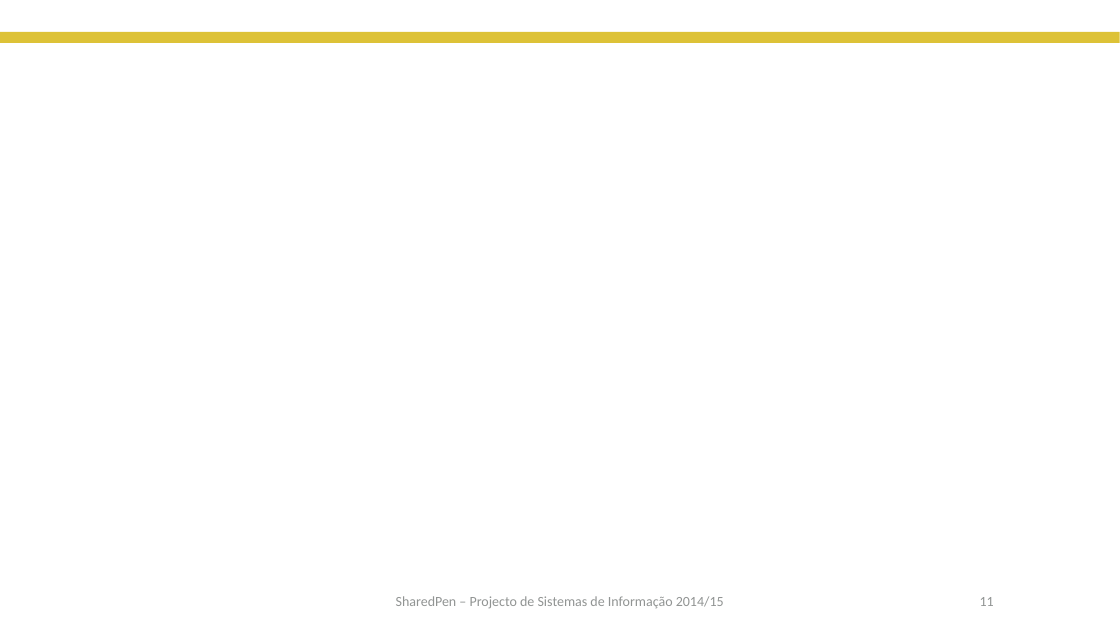
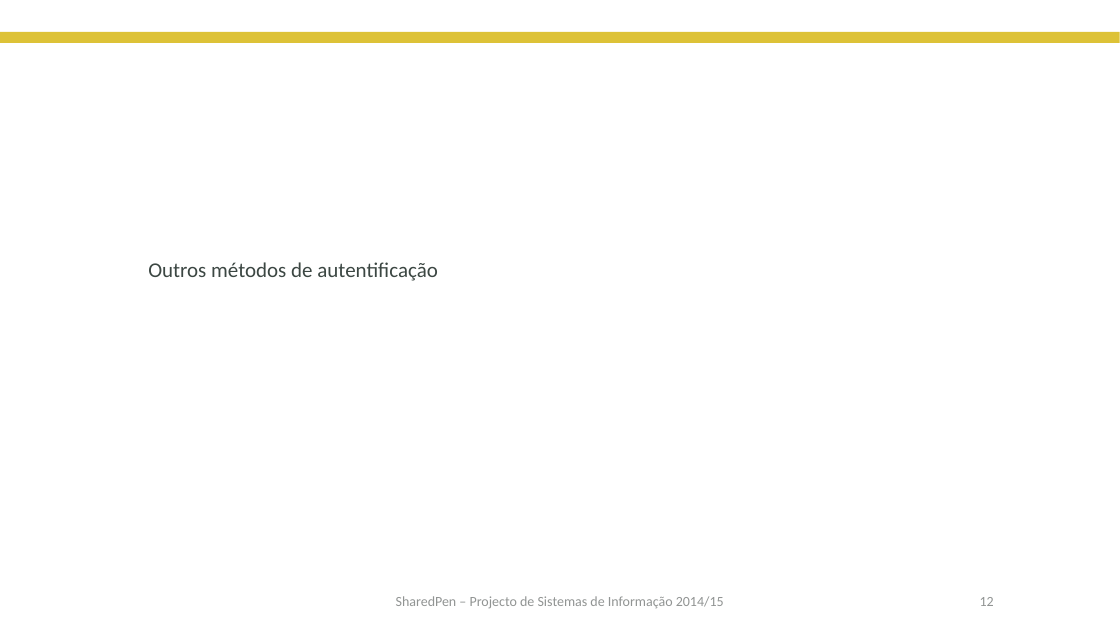
Before and after one commit to claudioRcarvalho/sharedpen_doc, a slide deck: slide 12 of Apresentação_Professoras.pptx (slide 11 before the commit). Drawn at 1120x630 pixels with LibreOffice and Linux fonts; fonts in the diff are those of the drawing; background and template pictures are left out. Boxes give left, top, right and bottom in pixels: in the first picture for what was removed or moved away, otherwise in the second. Text is boxed around its words. In the diff, an @@ line names an element or a change of style, - is before the commit and + after.

```diff
--- a/Apresentação_Professoras.pptx
+++ b/Apresentação_Professoras.pptx
@@ text added at <box>148,262,438,281</box>, 18 pt, text #3C4743 @@
+Outros métodos de autentificação
@@ page number at <box>980,597,994,606</box>: text changed @@
-11
+12
```
Also in this commit, not shown: 2 other slides changed, 1 slide added.
